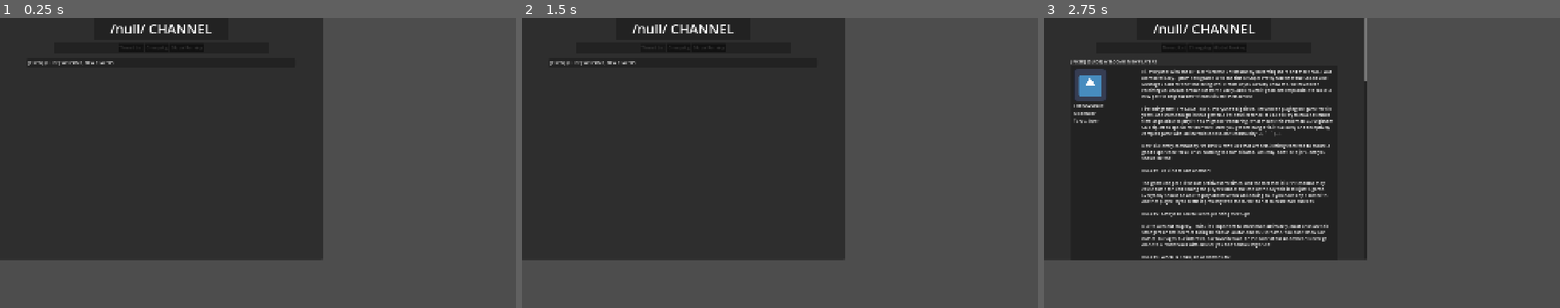
Above: before the commit, frames 1-3 (left to right).
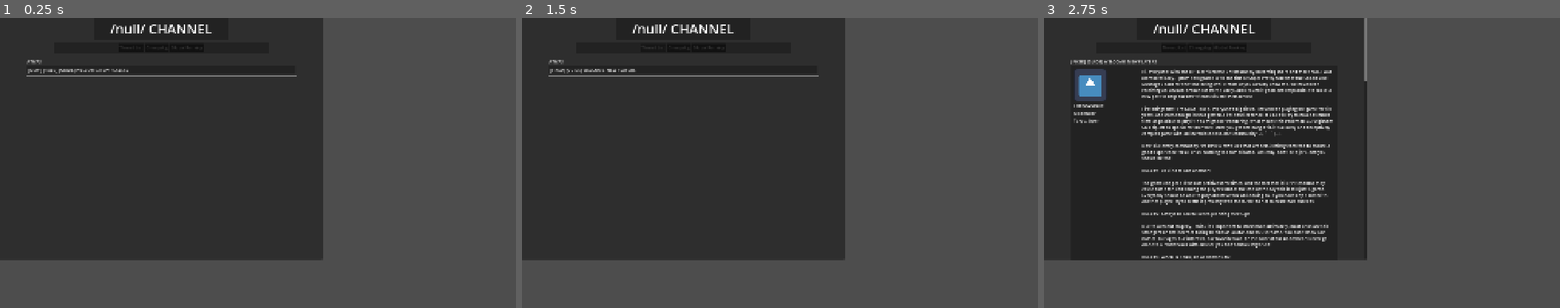
Above: after the commit, the same moments.

Repository: GYU-GAZE/NULL-NETWORK
Game: Godot game, scene res://apps/forum/forum_app.tscn
Two runs of this game, one before a commit and one after it. Both use one fixed random seed, a clock stepped at 60 frames per second and the inputs below. This scene is started directly instead of the project's main scene. The engine's default icon, where the game draws it, is replaced by a stand-in: a white triangle on a blue panel in a dark square.
Inputs:
- Up to frame 1 (0.25 s): no input
- Up to frame 2 (1.5 s): click "[FIXED] [GUIDE] WELCOME, NEW …" (after the commit: "[NEW!] [FIXED] [GUIDE] WELCOM…") at 0.5 s; click "Thread List" at 1.25 s
- Up to frame 3 (2.75 s): click "[FIXED] [GUIDE] WELCOME, NEW …" at 2 s

The runs differ from the first frame. In frame 1, 0.5% of the frame differs, in the area x 5-58%, y 14-21%; in frame 2, 0.5%; in frame 3, less than 0.1%.

Commit message:
Janelas com tamanho padrão, Arquivamento de Threads

Diff:
--- a/apps/forum/forum_app.gd
+++ b/apps/forum/forum_app.gd
@@ -30,21 +30,60 @@
 	for child in thread_list_container.get_children():
 		child.queue_free()
 
+	var active_threads: Array[ThreadButtonData] = []
+	var archived_threads: Array[ThreadButtonData] = []
+
 	for data in thread_list:
 		if data == null or data.thread_ref == null:
 			continue
 
-		if not data.are_conditions_met():
+		if not data.is_visible():
 			continue
 
-		var btn: Button = Button.new()
-		btn.text = "[%s] %s" % [data.thread_ref.board_name, data.thread_ref.thread_title]
+		if data.is_archived():
+			archived_threads.append(data)
+		else:
+			active_threads.append(data)
+
+	_add_thread_section("ATIVAS", active_threads)
+	_add_thread_section("ARQUIVADAS", archived_threads)
+
+func _add_thread_section(section_title: String, threads: Array[ThreadButtonData]) -> void:
+	if threads.is_empty():
+		return
+
+	var title_label := Label.new()
+	title_label.text = section_title
+	thread_list_container.add_child(title_label)
+
+	for data in threads:
+		var btn := Button.new()
+
+		var new_prefix := ""
+
+		if not GameState.has_read_thread(data.thread_ref.thread_id):
+			new_prefix = "[NEW!] "
+
+		btn.text = "%s[%s] %s" % [
+			new_prefix,
+			data.thread_ref.board_name,
+			data.thread_ref.thread_title
+		]
+
 		btn.alignment = HORIZONTAL_ALIGNMENT_LEFT
 
 		thread_list_container.add_child(btn)
 		btn.pressed.connect(func(): _open_thread(data.thread_ref))
 
+	thread_list_container.add_child(HSeparator.new())
+
+func _on_time_advanced(_period: int, _days_passed: int, _cal_day: int, _cal_month: String) -> void:
+	_generate_thread_list()
+
 func _open_thread(thread: ForumThread) -> void:
+	GameState.mark_thread_as_read(thread.thread_id)
+	_generate_thread_list()
+
 	reader_title_label.text = "[%s] %s" % [thread.board_name, thread.thread_title]
 
 	for child in post_list.get_children():
--- a/core/autoloads/game_state.gd
+++ b/core/autoloads/game_state.gd
@@ -1,6 +1,7 @@
 extends Node
 
 var story_flags: Dictionary = {}
+var read_threads: Dictionary = {}
 
 func set_flag(flag_name: String, value: bool) -> void:
 	if flag_name.is_empty():
@@ -18,3 +19,16 @@
 	var new_value := not get_flag(flag_name, false)
 	story_flags[flag_name] = new_value
 	return new_value
+
+func mark_thread_as_read(thread_id: String) -> void:
+	if thread_id.is_empty():
+		return
+
+	read_threads[thread_id] = true
+
+
+func has_read_thread(thread_id: String) -> bool:
+	if thread_id.is_empty():
+		return false
+
+	return read_threads.get(thread_id, false)
--- a/core/autoloads/time_manager.gd
+++ b/core/autoloads/time_manager.gd
@@ -94,3 +94,11 @@
 
 func is_night() -> bool:
 	return current_period == TimePeriod.NIGHT
+
+func get_total_action_index() -> int:
+	var period_offset := 0
+
+	if current_period == TimePeriod.NIGHT:
+		period_offset = ACTION_BLOCKS_PER_PERIOD
+
+	return ((days_passed - 1) * ACTION_BLOCKS_PER_PERIOD * 2) + period_offset + current_action_block
--- a/data/content/forum/threads/welcome_new_players_thread.tres
+++ b/data/content/forum/threads/welcome_new_players_thread.tres
@@ -106,6 +106,7 @@
 
 [resource]
 script = ExtResource("2_fv5a7")
+thread_id = "welcome_new_players"
 board_name = "FIXED] [GUIDE"
 thread_title = "WELCOME, NEW PLAYERS"
 posts = Array[ExtResource("1_wjhpy")]([SubResource("Resource_gk5kf"), SubResource("Resource_fv5a7")])
--- a/data/templates/app_resource.gd
+++ b/data/templates/app_resource.gd
@@ -10,3 +10,8 @@
 
 @export_category("App Content")
 @export var app_scene: PackedScene
+
+@export_category("Window Settings")
+@export var default_window_size: Vector2 = Vector2(900, 600)
+@export var min_window_size: Vector2 = Vector2(400, 300)
+@export var can_resize: bool = false
--- a/data/templates/forum_thread.gd
+++ b/data/templates/forum_thread.gd
@@ -1,7 +1,9 @@
 extends Resource
 class_name ForumThread
 
+@export var thread_id: String = ""
+
 @export var board_name: String = "General"
 @export var thread_title: String = "Novo Tópico"
-# Aqui mora a magia relacional: Um array de posts dentro da thread!
+
 @export var posts: Array[ForumPost] = []
--- a/data/templates/thread_button_data.gd
+++ b/data/templates/thread_button_data.gd
@@ -1,8 +1,20 @@
 extends Resource
 class_name ThreadButtonData
 
+enum ThreadPeriod {
+	DAY,
+	NIGHT
+}
+
 @export var thread_ref: ForumThread
 @export var conditions: Array[ConditionData] = []
+
+@export_category("Thread Lifecycle")
+@export var release_day: int = 1
+@export var release_period: ThreadPeriod = ThreadPeriod.DAY
+@export_range(0, 5) var release_action_block: int = 0
+
+@export var archive_after_actions: int = -1
 
 
 func are_conditions_met() -> bool:
@@ -14,3 +26,31 @@
 			return false
 
 	return true
+
+
+func is_released() -> bool:
+	return TimeManager.get_total_action_index() >= get_release_action_index()
+
+
+func is_visible() -> bool:
+	return is_released() and are_conditions_met()
+
+
+func is_archived() -> bool:
+	if archive_after_actions < 0:
+		return false
+
+	return TimeManager.get_total_action_index() >= get_release_action_index() + archive_after_actions
+
+
+func is_active() -> bool:
+	return is_visible() and not is_archived()
+
+
+func get_release_action_index() -> int:
+	var period_offset := 0
+
+	if release_period == ThreadPeriod.NIGHT:
+		period_offset = TimeManager.ACTION_BLOCKS_PER_PERIOD
+
+	return ((release_day - 1) * TimeManager.ACTION_BLOCKS_PER_PERIOD * 2) + period_offset + release_action_block
--- a/systems/desktop/desktop.gd
+++ b/systems/desktop/desktop.gd
@@ -23,6 +23,7 @@
 @onready var debug_time_button: Button = %DebugTimeButton
 
 func _ready() -> void:
+	add_to_group("desktop")
 	_boot_desktop()
 	debug_time_button.pressed.connect(_on_debug_time_pressed)
 	GlobalSignals.time_advanced.connect(_on_time_advanced)
--- a/systems/window_manager/window_base.gd
+++ b/systems/window_manager/window_base.gd
@@ -28,9 +28,11 @@
 	close_button.pressed.connect(close)
 	top_bar.gui_input.connect(_on_top_bar_gui_input)
 
-func setup(id: String, window_name: String) -> void:
+func setup(id: String, window_name: String, window_size: Vector2) -> void:
 	app_id = id
 	title_label.text = window_name
+	custom_minimum_size = window_size
+	size = window_size
 
 # Captura cliques na janela inteira para "Puxar pra frente"
 func _gui_input(event: InputEvent) -> void:
--- a/systems/window_manager/window_manager.gd
+++ b/systems/window_manager/window_manager.gd
@@ -31,7 +31,13 @@
 	var new_window: WindowBase = window_base_scene.instantiate() as WindowBase
 	add_child(new_window)
 
-	new_window.setup(app_id, app_name)
+	var app_data := _find_app_data(app_id)
+	var window_size := Vector2(900, 600)
+
+	if app_data != null:
+		window_size = app_data.default_window_size
+
+	new_window.setup(app_id, app_name, window_size)
 	open_windows[app_id] = new_window
 
 	# 3. Injetamos o App de fato dentro do corpo da janela
@@ -80,3 +86,12 @@
 			child.move_to_front()
 			child.pulse()
 			break
+
+func _find_app_data(app_id: String) -> AppResource:
+	for child in get_tree().get_nodes_in_group("desktop"):
+		if child is Desktop:
+			for app in child.installed_apps:
+				if app != null and app.app_id == app_id:
+					return app
+
+	return null
